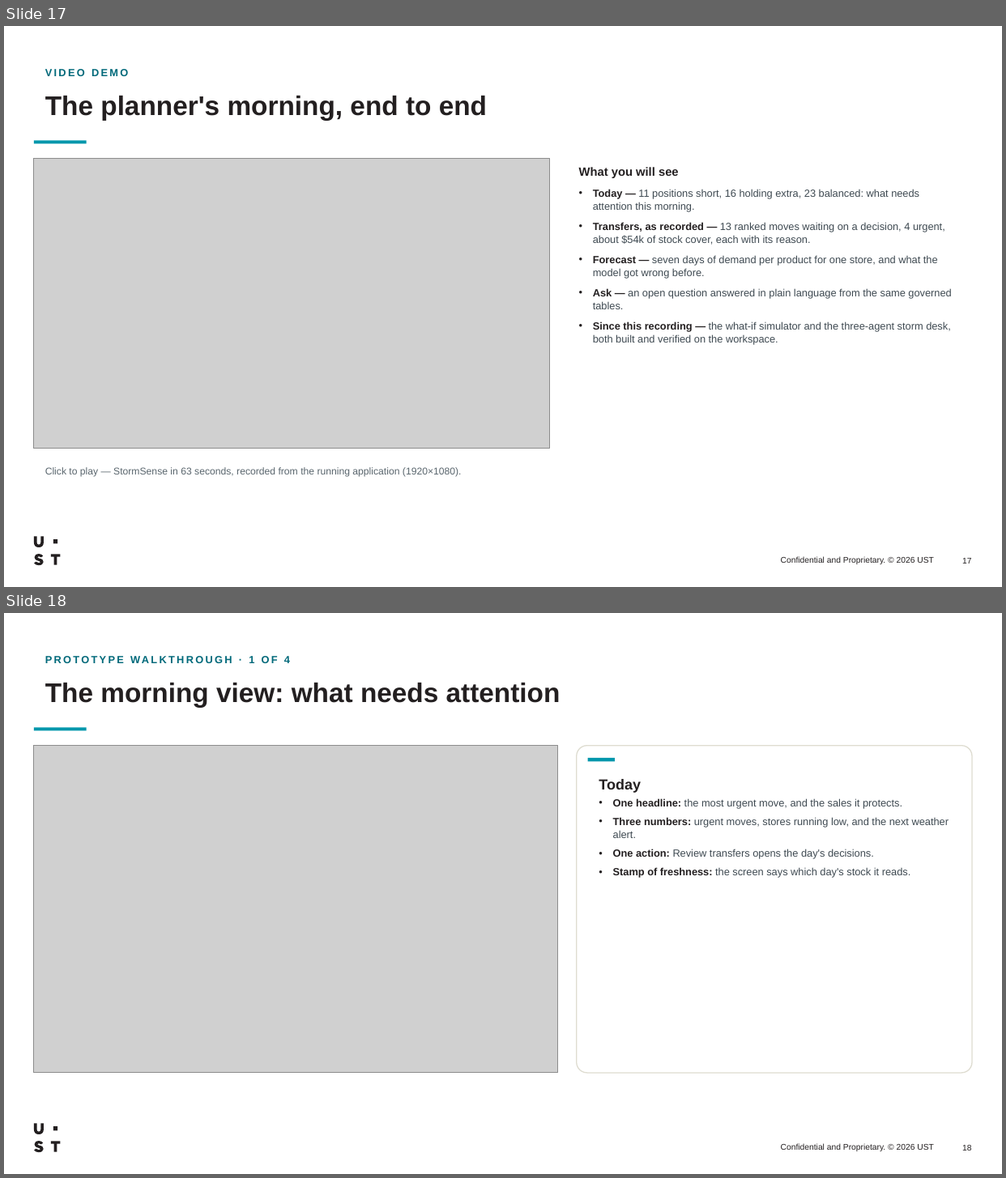
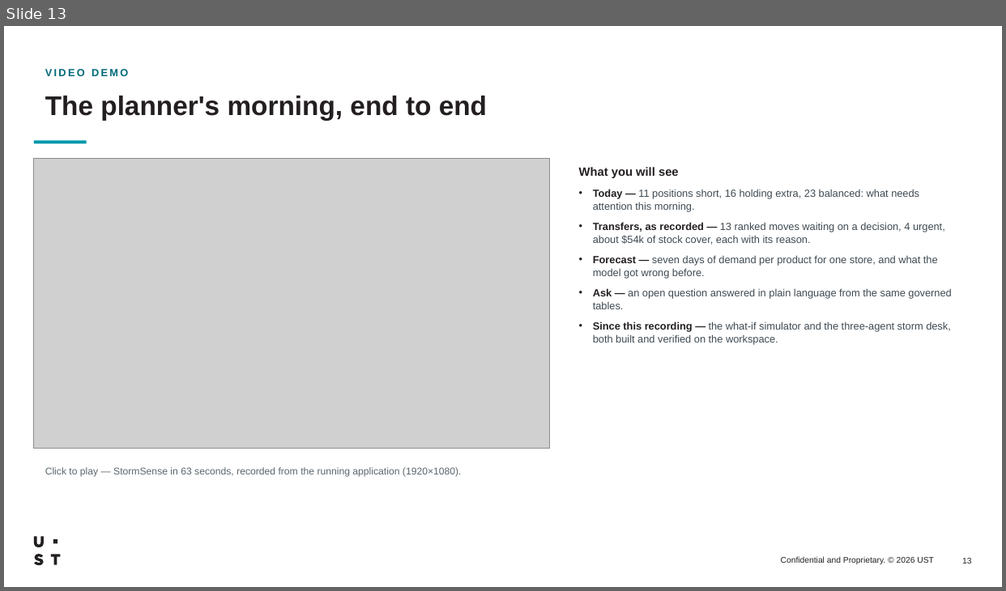
Before and after one commit to workatustadarshajay/STORMSENSE, a slide deck: StormSense-Databricks-Hackathon.pptx. Shown one above the other, each under a label of ours: slides 17 and 18 before the commit, slide 13 after it. The pictures are 1006x1178 and 1006x591 pixels, drawn with LibreOffice and Linux fonts; fonts in the diff are those of the drawing; grey boxes stand for pictures. Boxes give left, top, right and bottom in pixels: in the first picture for what was removed or moved away, otherwise in the second. Text is boxed around its words. In the diff, an @@ line names an element or a change of style, - is before the commit and + after.

```diff
--- a/StormSense-Databricks-Hackathon.pptx
+++ b/StormSense-Databricks-Hackathon.pptx
@@ slide 18 removed at [4,613,1002,1174], background #FFFFFF; not listed: 3 template elements that a slide beside it also shows @@
@@ text removed at [249,656,290,663] @@
-PROTOTYPE WALKTHROUGH · 1 OF 4
@@ title removed at [45,683,560,707] @@
-The morning view: what needs attention
@@ rectangle removed at [34,727,87,730] @@
@@ picture removed at [34,746,558,1072] @@
@@ rounded rectangle removed at [577,746,972,1072] @@
@@ rectangle removed at [588,758,615,762] @@
@@ text removed at [599,779,949,878] @@
-Today
-• One headline: the most urgent move, and the sales it protects.
-• Three numbers: urgent moves, stores running low, and the next weather alert.
-• One action: Review transfers opens the day's decisions.
-• Stamp of freshness: the screen says which day's stock it reads.
@@ what was slide 17 is now slide 13 @@
@@ page number at [962,558,971,564]: text changed @@
-17
+13
```
Also in this commit, not shown: 1 slide added, 8 other slides removed, 15 other files.
